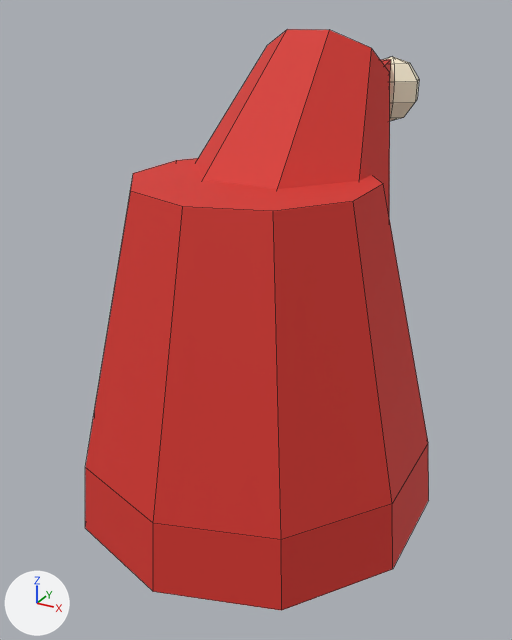
Two versions of the FBX model art/fbx/gnomeHat.fbx, one commit apart.
Before and after are seen from a 50 mm camera at (0.31, -0.56, 0.336) aimed at (-0.033, 0.063, 0.024). The lights are fixed; the arrows at lower left show +X, +Y and +Z. The picture after the commit comes second. Mesh edges are drawn as thin lines. Where no turn or scale is listed for an object, it has been applied to the vertices. Vertices at exactly the same position are counted once.

The first picture shows 'gnomeHat'.
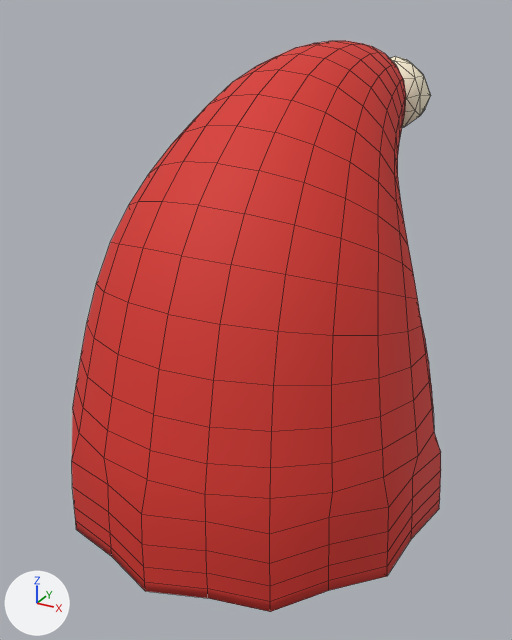
Changed parts and their boxes [x1, y1, x2, y2] in the pictures (512 x 640 px):
'gnomeHat', reshaped (7% wider): before [85, 29, 429, 610]; after [72, 41, 441, 612]
part 1 of me_gnomehat, rebuilt (7% wider, 26% taller): before [85, 158, 429, 610]; after [72, 41, 441, 612]
part 2 of me_gnomehat, rebuilt (14% wider, 11% taller): before [383, 57, 419, 121]; after [390, 56, 431, 127]
part 3 of me_gnomehat, deleted (red): before [196, 29, 390, 213]
part 4 of me_gnomehat, deleted (mostly hidden): before [381, 59, 391, 72]

What changed in the scene script:
```text
Add mat_t_3a2a22:
    mat_t_3a2a22 = principled_material('T_3a2a22')
    mat_t_3a2a22.base_color = (0.0423, 0.0232, 0.016)  # brown #3a2a22
    mat_t_3a2a22.roughness = 0.75
Change me_gnomehat:
    used by ob_gnomehat; location = (0.0, 0.0, 0.0)
    remove me_gnomehat.from_pydata(...)  # 99 vertices, 93 faces; spans x -0.176..0.176, y -0.185..0.398, z -0.135..0.317
    add me_gnomehat.from_pydata(...)  # 737 vertices, 783 faces; spans x -0.194..0.194, y -0.196..0.424, z -0.125..0.305
    me_gnomehat part 1: the loose piece of 30 vertices spanning x -0.176..0.176, y -0.185..0.185, z -0.135..0.195 is rebuilt with 683 vertices and now spans x -0.194..0.194, y -0.196..0.374, z -0.125..0.305
    me_gnomehat part 2: the loose piece of 30 vertices spanning x -0.037..0.037, y 0.326..0.398, z 0.2..0.28 is rebuilt with 42 vertices and now spans x -0.044..0.045, y 0.337..0.424, z 0.188..0.279
    me_gnomehat part 3: the loose piece of 18 vertices spanning x -0.113..0.113, y -0.046..0.21, z 0.053..0.317 is deleted
    me_gnomehat part 4: the loose piece of 9 vertices spanning x -0.065..0.065, y 0.146..0.356, z 0.161..0.286 is deleted
    other edits to the shape of me_gnomehat do not show in these pictures
    add me_gnomehat.materials.append(mat_t_3a2a22)  # brown #3a2a22
```
